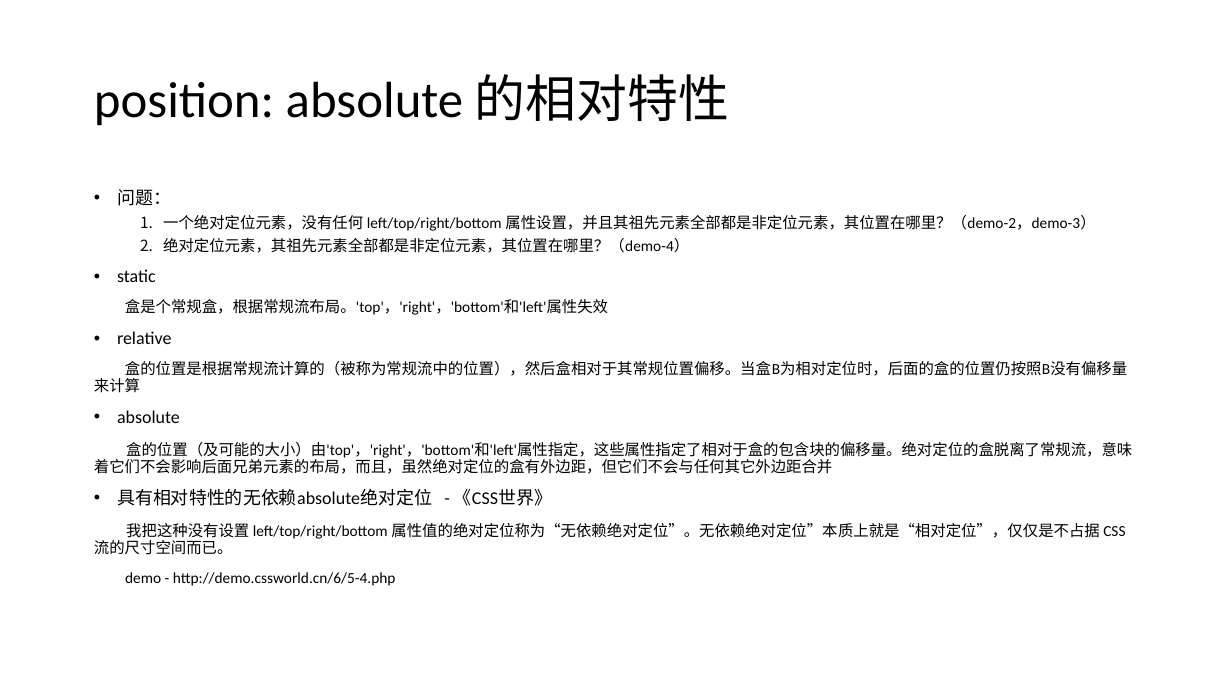
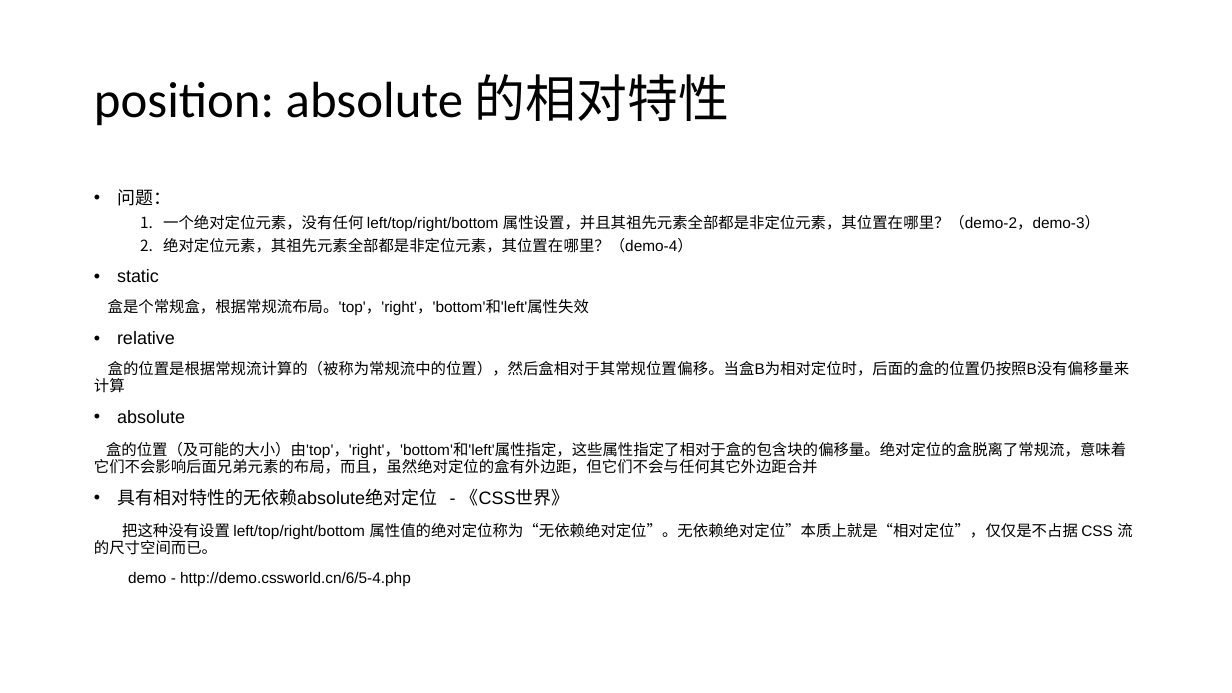
Before and after one commit to FBmm/Frontend-blog, a slide deck: slide 10 of CSS/css分享/css分享 - 布局.pptx (slide 7 before the commit). Drawn at 1232x693 pixels with LibreOffice and Linux fonts; fonts in the diff are those of the drawing. Boxes give left, top, right and bottom in pixels: in the first picture for what was removed or moved away, otherwise in the second. Text is boxed around its words. In the diff, an @@ line names an element or a change of style, - is before the commit and + after.

```diff
--- a/CSS/css分享/css分享 - 布局.pptx
+++ b/CSS/css分享/css分享 - 布局.pptx
@@ text at (94,189,1129,586): font Calibri to Arial in "问题：", "一个绝对定位元素，没有任何 left/top/right/bottom 属性设置，并且其祖先元素全部都是非定位元素，其位 ...", "绝对定位元素，其祖先元素全部都是非定位元素，其位置在哪里？（demo-4）", "static" and 7 more places @@
@@ text at (94,523,1132,555): text changed; font Calibri to Arial @@
-我把这种没有设置 left/top/right/bottom 属性值的绝对定位称为“无依赖绝对定位”。无依赖绝对定位”本质上就是“相对定位”，仅仅是不占据 CSS 流的尺寸空间而已。
+把这种没有设置 left/top/right/bottom 属性值的绝对定位称为“无依赖绝对定位”。无依赖绝对定位”本质上就是“相对定位”，仅仅是不占据 CSS 流的尺寸空间而已。
```
Also in this commit, not shown: 5 other slides changed, 4 slides added, 1 slide removed, 3 other files.
